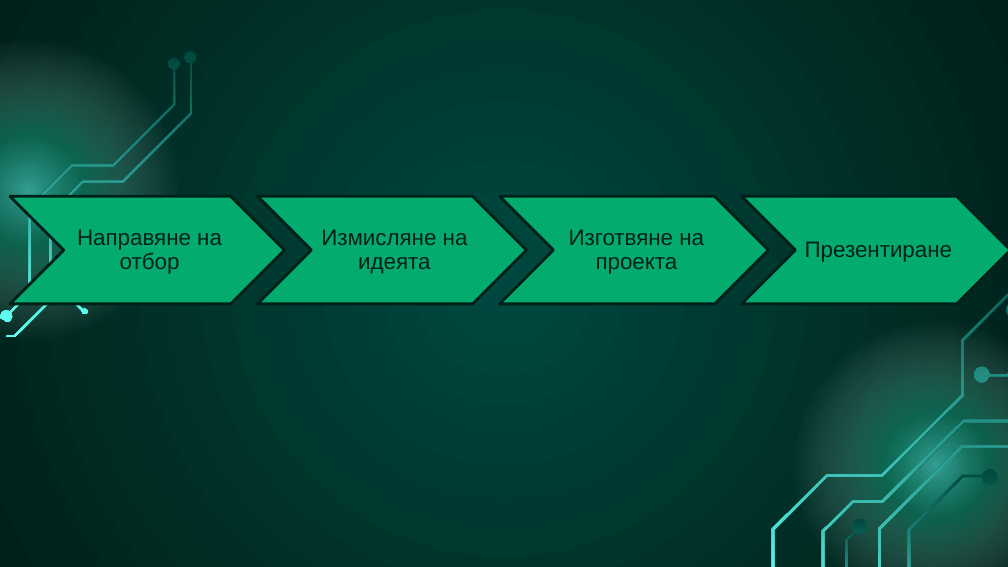
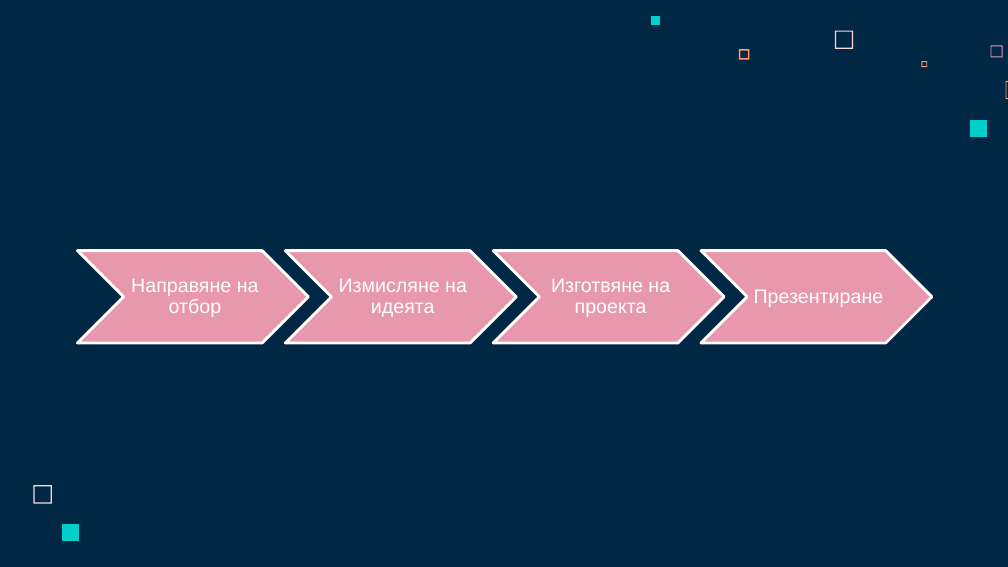
Before and after one commit to codingburgas/sprint-eschool-compilex, a slide deck: slide 8 of Documentation/CompileX.pptx. Drawn at 1008x567 pixels with LibreOffice and Linux fonts; fonts in the diff are those of the drawing. Boxes give left, top, right and bottom in pixels: in the first picture for what was removed or moved away, otherwise in the second. Text is boxed around its words. In the diff, an @@ line names an element or a change of style, - is before the commit and + after.

Commit message:
Fix the presentation

```diff
--- a/Documentation/CompileX.pptx
+++ b/Documentation/CompileX.pptx
@@ background gradient #00483F to #00211A to #002845 @@
@@ ellipse removed at [0,18,200,361] @@
@@ freeform shape added at [651,16,660,25], fill #00CFCC @@
@@ freeform shape added at [739,49,749,59], fill #FF9973 @@
@@ freeform shape added at [835,30,853,48], fill #FFD6E1 @@
@@ freeform shape added at [991,45,1003,57], fill #E898AC @@
@@ freeform shape added at [921,61,927,68], fill #FF9973 @@
@@ freeform shape added at [1006,81,1008,99], fill #FF9973 @@
@@ freeform shape added at [970,120,987,137], fill #00CFCC @@
@@ chevron removed at [742,197,1008,304] @@
@@ group removed at [0,51,197,338]: 4 freeform shapes @@
@@ fill #03AB6F to #E898AC; outline #00211A 2 pt to #FFFFFF 2 pt in 3 elements at [285,251,516,344], [493,251,724,344], [78,251,308,344] @@
@@ chevron: place and size @@
-chevron at [10,197,284,304]
+chevron at [78,251,308,344]
@@ text "Направяне на отбор": place and size @@
-text "Направяне на отбор" at [77,229,222,274]
+text "Направяне на отбор" at [131,278,259,317]
@@ chevron: place and size @@
-chevron at [258,197,527,304]
+chevron at [285,251,516,344]
@@ text "Измисляне на идеята": place and size @@
-text "Измисляне на идеята" at [321,229,468,274]
+text "Измисляне на идеята" at [339,278,467,317]
@@ chevron: place and size @@
-chevron at [500,197,769,304]
+chevron at [493,251,724,344]
@@ text "Изготвяне на проекта": place and size @@
-text "Изготвяне на проекта" at [569,229,704,274]
+text "Изготвяне на проекта" at [551,278,670,317]
@@ chevron added at [701,251,931,344], fill #E898AC, outline #FFFFFF 2 pt @@
@@ size 16 to 14 pt, text colour #00211A to #FFFFFF in 4 elements at [339,278,467,317], [551,278,670,317], [131,278,259,317], [754,289,884,307] @@
@@ text "Презентиране": place and size @@
-text "Презентиране" at [805,241,952,262]
+text "Презентиране" at [754,289,884,307]
@@ group removed at [757,246,1008,567]: 5 freeform shapes @@
@@ ellipse removed at [773,301,1008,567] @@
@@ freeform shape added at [33,485,51,503], fill #FFD6E1 @@
@@ freeform shape added at [62,524,80,541], fill #00CFCC @@
```
Also in this commit, not shown: 8 other slides changed.
